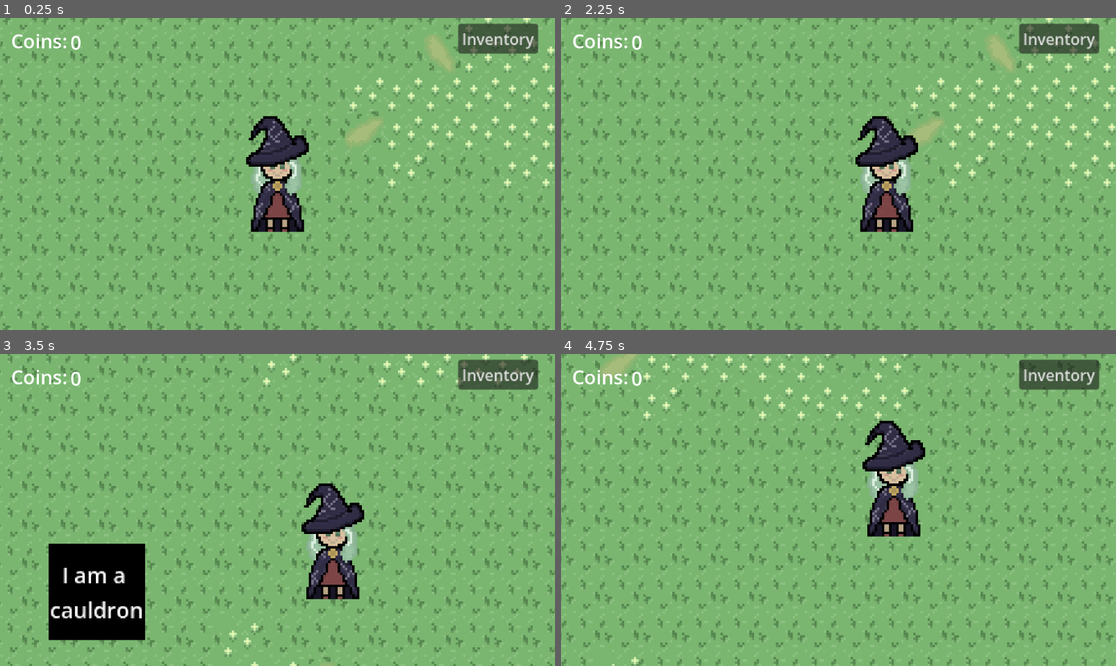
Above: before the commit, frames 1-4 (two rows, left to right).
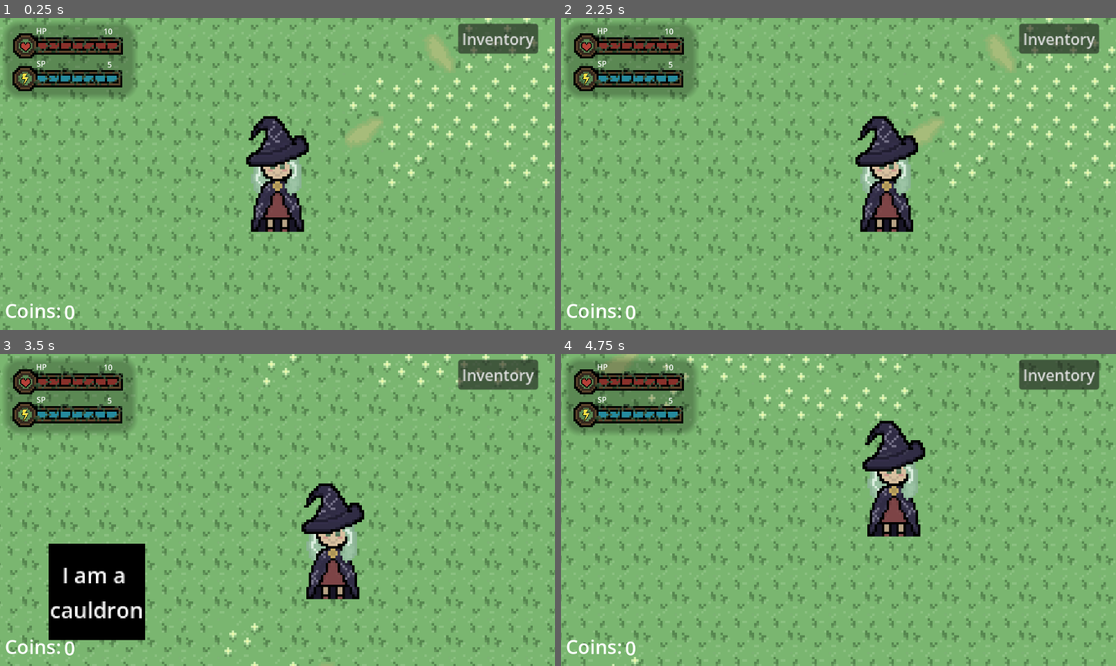
Above: after the commit, the same moments.

Repository: knguyen3-skl/github_tut
Game: Godot game, scene res://scenes/level.tscn
Same seed, same stepped clock (60 frames per second), same inputs: the game is played once before the commit and once after it.
Inputs:
- Up to frame 1 (0.25 s): no input
- Up to frame 2 (2.25 s): click "Inventory" at 0.5 s; click "X" at 1.25 s; tap Enter at 2 s; hold Right (ui_right) from 2.03 s (still down); hold E from 2.03 s (still down)
- Up to frame 3 (3.5 s): release Right (ui_right) at 2.78 s; release E at 2.78 s; hold Down (ui_down) from 2.78 s (still down); tap E at 2.85 s
- Up to frame 4 (4.75 s): release Down (ui_down) at 3.53 s; hold Right (ui_right) 3.53-4.28 s; hold E 3.53-4.28 s; hold Up (ui_up) from 4.28 s (still down); tap E at 4.35 s

The runs differ from the first frame. In frame 1, 5.6% of the frame differs, in the area x 0-25%, y 1-97%; in frame 2, 5.6%; in frame 3, 5.6%; in frame 4, 5.6%.

Commit message:
health bar main level

Diff:
--- a/witchery/scenes/level.tscn
+++ b/witchery/scenes/level.tscn
@@ -5,7 +5,10 @@
 [ext_resource type="Texture2D" uid="uid://dw2nskno5nyg" path="res://assets/grass_tiles_tech.png" id="1_w8frs"]
 [ext_resource type="PackedScene" uid="uid://buj423pij3ll6" path="res://scenes/mr_potato.tscn" id="2_w7c3h"]
 [ext_resource type="PackedScene" uid="uid://cg2fcg5mb52fy" path="res://scenes/potion_brewing.tscn" id="5_2r41h"]
+[ext_resource type="Texture2D" uid="uid://s7x7ibmpwe2p" path="res://assets/bar_tech.png" id="5_olg7q"]
 [ext_resource type="PackedScene" uid="uid://ctg5p6vklt3nf" path="res://scenes/cauldron.tscn" id="5_ppgk2"]
+[ext_resource type="Texture2D" uid="uid://blq3vehgl7m87" path="res://assets/energy_tech.png" id="6_t1rx8"]
+[ext_resource type="Texture2D" uid="uid://ryjhr7md15fx" path="res://assets/heart_tech.png" id="7_8iemx"]
 [ext_resource type="PackedScene" uid="uid://jx154qlqg5uh" path="res://scenes/inventory.tscn" id="7_klq6b"]
 
 [sub_resource type="TileSetAtlasSource" id="TileSetAtlasSource_mx8sn"]
@@ -25,10 +28,29 @@
 source_geometry_mode = 2
 source_geometry_group_name = &"mr_potato_path"
 
-[node name="Node2D" type="Node2D" unique_id=480188596 node_paths=PackedStringArray("money", "player")]
+[sub_resource type="StyleBoxFlat" id="StyleBoxFlat_8iemx"]
+bg_color = Color(0, 0, 0, 0.25490198)
+border_color = Color(0.8, 0.8, 0.8, 0.47058824)
+corner_radius_top_left = 2
+corner_radius_top_right = 2
+corner_radius_bottom_right = 2
+corner_radius_bottom_left = 2
+corner_detail = 20
+
+[sub_resource type="StyleBoxFlat" id="StyleBoxFlat_olg7q"]
+bg_color = Color(0.7137255, 0.2509804, 0.21960784, 1)
+
+[sub_resource type="StyleBoxFlat" id="StyleBoxFlat_t1rx8"]
+bg_color = Color(0.19607843, 0.7254902, 0.83137256, 1)
+
+[node name="Node2D" type="Node2D" unique_id=480188596 node_paths=PackedStringArray("money", "player", "player_health", "player_special", "health", "special")]
 script = ExtResource("1_mx8sn")
 money = NodePath("CanvasLayer/Label2")
 player = NodePath("CharacterBody2D")
+player_health = NodePath("CanvasLayer/ProgressBar")
+player_special = NodePath("CanvasLayer/ProgressBar2")
+health = NodePath("CanvasLayer/Label5")
+special = NodePath("CanvasLayer/Label6")
 
 [node name="TileMapLayer" type="TileMapLayer" parent="." unique_id=194708322]
 tile_map_data = PackedByteArray("AAACAAgAAAAAAAAAAAACAAkAAAABAAAAAAACAAoAAAABAAAAAAACAAsAAAAAAAAAAAACAAwAAAAAAAAAAAACAA …(30992 unchanged characters)…
@@ -59,6 +81,87 @@
 navigation_polygon = SubResource("NavigationPolygon_w7c3h")
 
 [node name="CanvasLayer" type="CanvasLayer" parent="." unique_id=2083746308]
+
+[node name="Panel" type="Panel" parent="CanvasLayer" unique_id=1097685587]
+z_index = 1
+texture_filter = 1
+offset_left = 10.000001
+offset_top = 11.0
+offset_right = 28.0
+offset_bottom = 21.2
+scale = Vector2(15, 15)
+mouse_filter = 2
+theme_override_styles/panel = SubResource("StyleBoxFlat_8iemx")
+
+[node name="hp_bar" type="Sprite2D" parent="CanvasLayer" unique_id=418015308]
+z_index = 2
+position = Vector2(147, 52)
+scale = Vector2(4, 4)
+texture = ExtResource("5_olg7q")
+
+[node name="sp_bar" type="Sprite2D" parent="CanvasLayer" unique_id=548101581]
+z_index = 2
+position = Vector2(146, 120)
+scale = Vector2(4, 4)
+texture = ExtResource("5_olg7q")
+
+[node name="EnergyTech" type="Sprite2D" parent="CanvasLayer" unique_id=400282535]
+z_index = 2
+position = Vector2(52, 127)
+scale = Vector2(0.9, 0.9)
+texture = ExtResource("6_t1rx8")
+
+[node name="HeartTech" type="Sprite2D" parent="CanvasLayer" unique_id=381328961]
+z_index = 2
+position = Vector2(53.999985, 59)
+scale = Vector2(1.7, 1.5375001)
+texture = ExtResource("7_8iemx")
+
+[node name="ProgressBar" type="ProgressBar" parent="CanvasLayer" unique_id=146505870]
+offset_left = 79.0
+offset_top = 44.0
+offset_right = 243.0
+offset_bottom = 71.0
+theme_override_styles/fill = SubResource("StyleBoxFlat_olg7q")
+show_percentage = false
+
+[node name="ProgressBar2" type="ProgressBar" parent="CanvasLayer" unique_id=429163243]
+offset_left = 78.0
+offset_top = 111.0
+offset_right = 242.0
+offset_bottom = 138.0
+theme_override_styles/fill = SubResource("StyleBoxFlat_t1rx8")
+show_percentage = false
+
+[node name="Label5" type="Label" parent="CanvasLayer" unique_id=1835316428]
+z_index = 1
+offset_left = 215.0
+offset_top = 16.0
+offset_right = 255.0
+offset_bottom = 39.0
+
+[node name="Label6" type="Label" parent="CanvasLayer" unique_id=1310594588]
+z_index = 1
+offset_left = 223.0
+offset_top = 85.0
+offset_right = 263.0
+offset_bottom = 108.0
+
+[node name="Label3" type="Label" parent="CanvasLayer" unique_id=1437822289]
+z_index = 2
+offset_left = 75.0
+offset_top = 15.0
+offset_right = 98.0
+offset_bottom = 38.0
+text = "HP"
+
+[node name="Label4" type="Label" parent="CanvasLayer" unique_id=24128106]
+z_index = 2
+offset_left = 76.0
+offset_top = 83.0
+offset_right = 99.0
+offset_bottom = 106.0
+text = "SP"
 
 [node name="ColorRect2" parent="CanvasLayer" unique_id=1527701950 node_paths=PackedStringArray("player_cam", "brewing_potion") instance=ExtResource("7_klq6b")]
 visible = false
@@ -70,18 +173,18 @@
 brewing_potion = NodePath("../ColorRect")
 
 [node name="Label" type="Label" parent="CanvasLayer" unique_id=1217283519]
-offset_left = 23.0
-offset_top = 20.0
-offset_right = 140.0
-offset_bottom = 75.0
+offset_left = 10.0
+offset_top = 580.0
+offset_right = 127.0
+offset_bottom = 635.0
 theme_override_font_sizes/font_size = 40
 text = "Coins:"
 
 [node name="Label2" type="Label" parent="CanvasLayer" unique_id=1232629508]
-offset_left = 146.0
-offset_top = 23.0
-offset_right = 186.0
-offset_bottom = 78.0
+offset_left = 133.0
+offset_top = 583.0
+offset_right = 173.0
+offset_bottom = 638.0
 theme_override_font_sizes/font_size = 40
 text = "0"
 
--- a/witchery/scripts/main_level.gd
+++ b/witchery/scripts/main_level.gd
@@ -2,10 +2,21 @@
 
 @export var money: Label
 @export var player: CharacterBody2D
+@export var player_health: ProgressBar
+@export var player_special: ProgressBar
+@export var health: Label
+@export var special: Label
 
 # Called when the node enters the scene tree for the first time.
 func _ready() -> void:
 	print(Global.last_player_positon)
+	player_health.max_value = Global.player_base_health
+	player_health.value = Global.player_health
+	health.text = str(Global.player_health)
+
+	player_special.max_value = Global.player_base_special
+	player_special.value = Global.player_special
+	special.text = str(Global.player_special)
 
 	if Global.last_player_positon == Vector2(-140.0, 266.0):
 		pass
